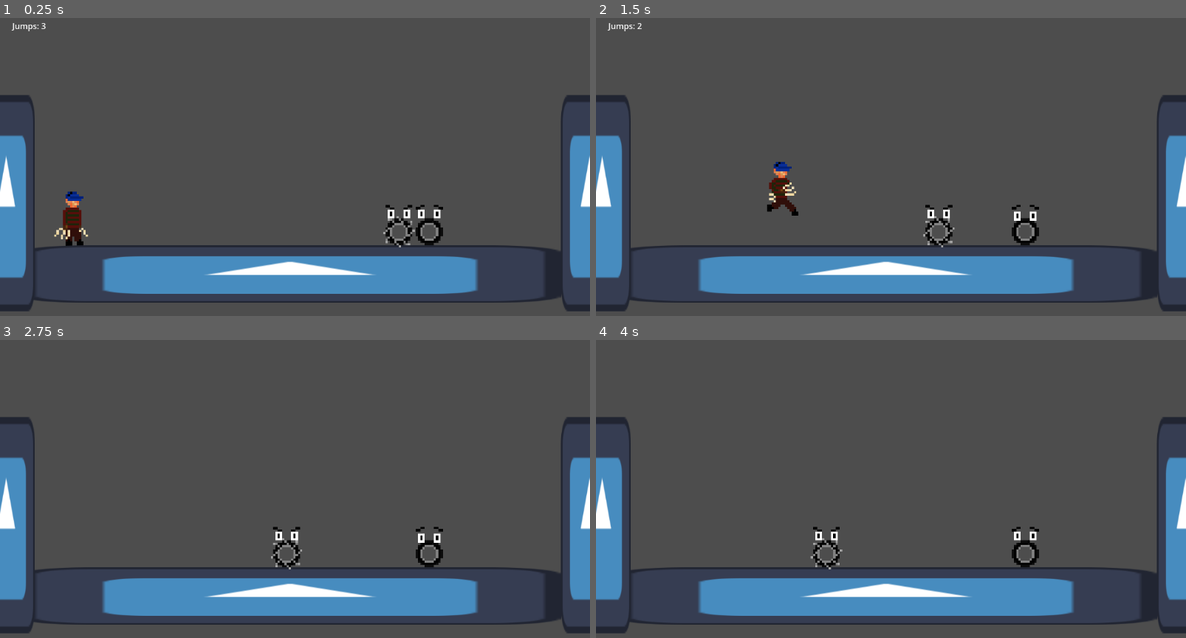
Above: before the commit, frames 1-4 (two rows, left to right).
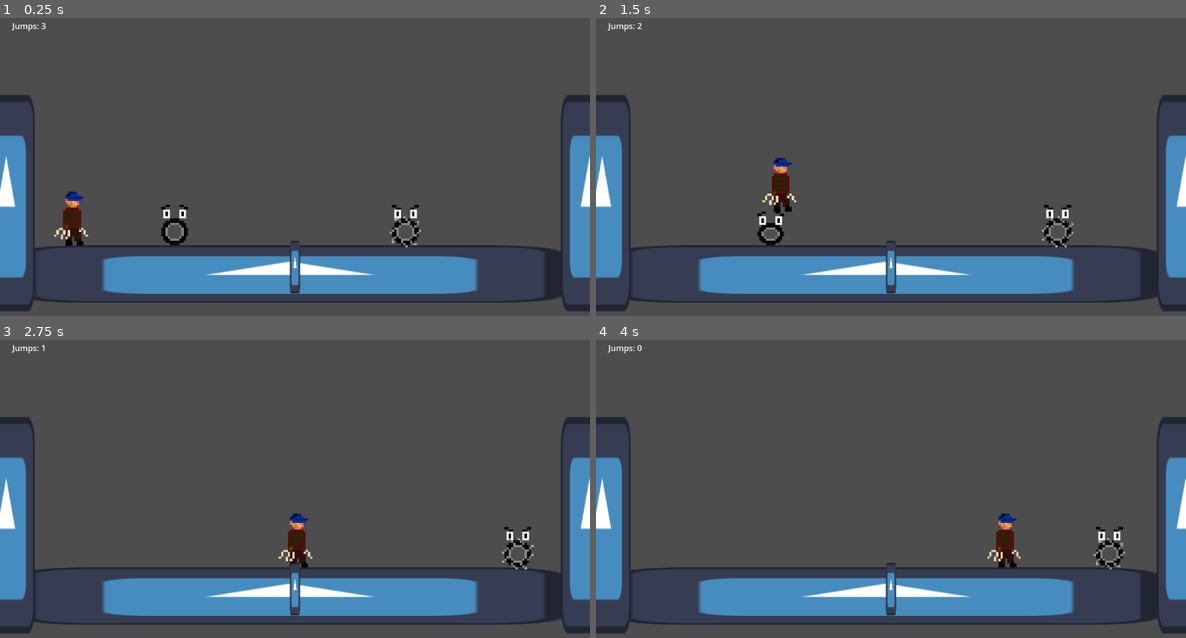
Above: after the commit, the same moments.

Repository: SamolasGit/GameJam
Game: Godot game, scene res://Scenes/Fase1.tscn
Same seed, same stepped clock (60 frames per second), same inputs: the game is played once before the commit and once after it. The engine's default icon, where the game draws it, is replaced by a stand-in: a white triangle on a blue panel in a dark square.
Inputs:
- Up to frame 1 (0.25 s): no input
- Up to frame 2 (1.5 s): tap Space (Jump) at 0.6, 0.77, 1.07, 1.35 s
- Up to frame 3 (2.75 s): tap Space (Jump) at 1.52, 1.82, 2.1 s
- Up to frame 4 (4 s): tap Space (Jump) at 2.85, 3.02, 3.32, 3.6, 3.77 s

The runs differ from the first frame. In frame 1, 1.4% of the frame differs, in the area x 27-76%, y 62-93%; in frame 2, 2.0%, in the area x 27-81%, y 47-93%; in frame 3, 1.6%; in frame 4, 1.8%.

Commit message:
mudanças no script do player

Diff:
--- a/Freddy/Scenes/Fase1.tscn
+++ b/Freddy/Scenes/Fase1.tscn
@@ -1,10 +1,11 @@
-[gd_scene load_steps=7 format=3 uid="uid://1jxl0xse20xd"]
+[gd_scene load_steps=8 format=3 uid="uid://1jxl0xse20xd"]
 
 [ext_resource type="PackedScene" uid="uid://y07evr6e4yfu" path="res://actors/player/player.tscn" id="1_5f47c"]
 [ext_resource type="Script" path="res://Scenes/scene.gd" id="1_qxll3"]
 [ext_resource type="PackedScene" uid="uid://dbneco8wu7pen" path="res://actors/pneu/pneu.tscn" id="2_efxfq"]
 [ext_resource type="PackedScene" uid="uid://ssawnodud577" path="res://actors/pneu/pneu_spike/PneuSpike.tscn" id="3_vby2f"]
 [ext_resource type="Texture2D" uid="uid://b2njjcq8ecv40" path="res://Sprites/icon.svg" id="4_6tdug"]
+[ext_resource type="PackedScene" uid="uid://byiyr3dqvwrwg" path="res://actors/porta/Porta.tscn" id="6_hktcw"]
 
 [sub_resource type="RectangleShape2D" id="RectangleShape2D_ikti2"]
 size = Vector2(1154, 20)
@@ -56,8 +57,10 @@
 [node name="Inimigo" type="Node2D" parent="."]
 
 [node name="CharacterBody2D2" parent="Inimigo" instance=ExtResource("2_efxfq")]
-position = Vector2(304, -43)
+position = Vector2(-263, -43)
 
 [node name="CharacterBody2D3" parent="Inimigo" instance=ExtResource("3_vby2f")]
 position = Vector2(226, -44)
 scale = Vector2(5, 5)
+
+[node name="porta" parent="." instance=ExtResource("6_hktcw")]
--- a/Freddy/actors/player/player.gd
+++ b/Freddy/actors/player/player.gd
@@ -1,7 +1,7 @@
 extends CharacterBody2D
 class_name Player
 
-var JumpCount = 3
+@export var JumpCount = 3
 const SPEED = 200
 const JUMP_VELOCITY = -500.0
 var dir = 1
